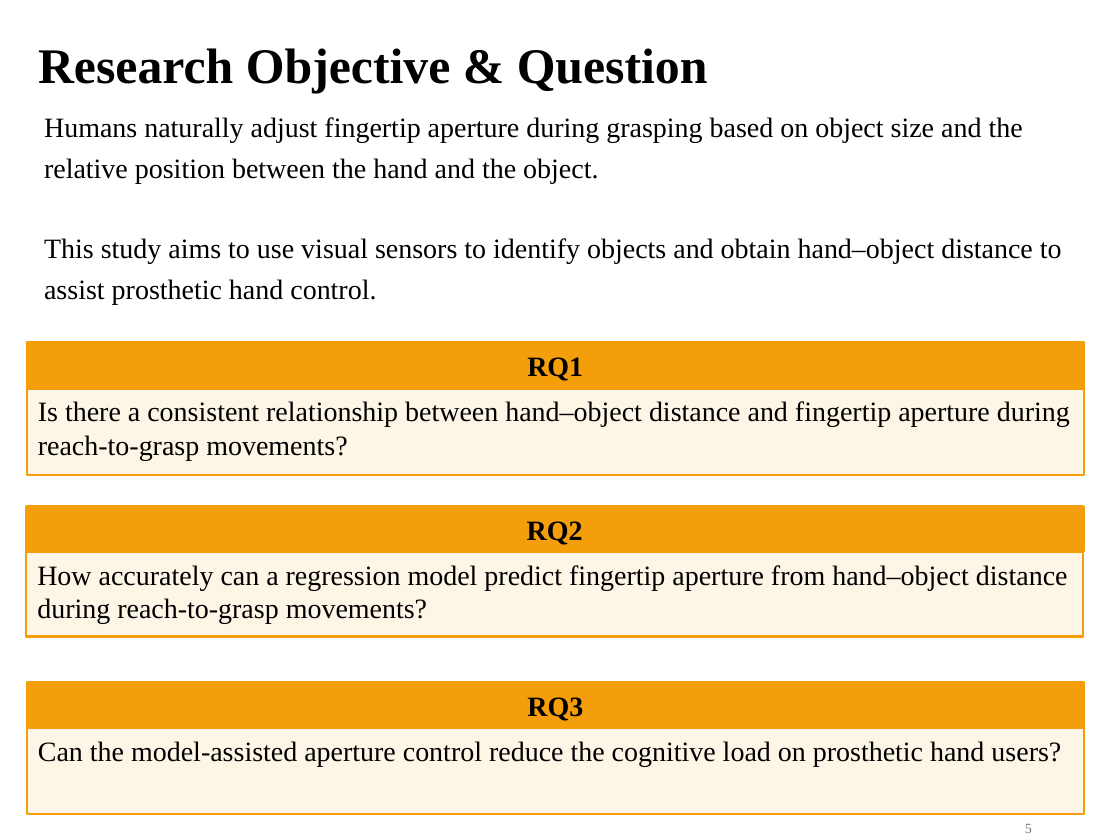
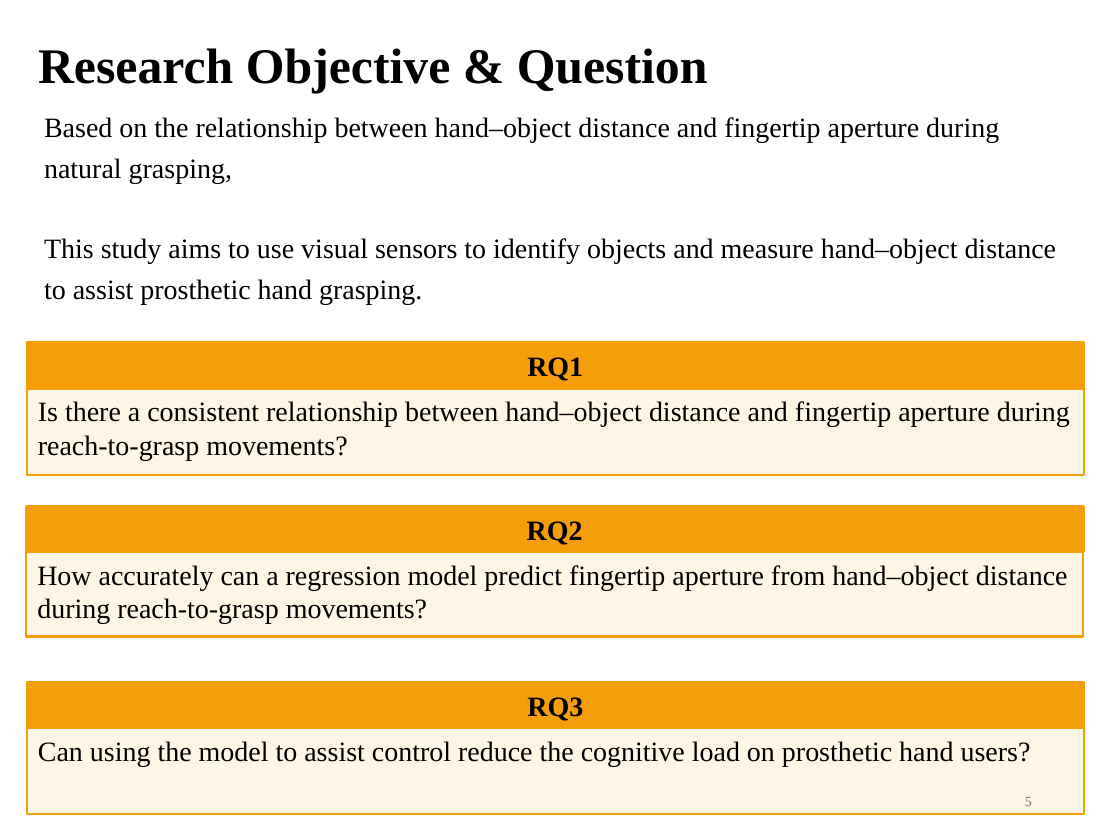
Before and after one commit to DiXiQing/Multimodal_Imitation_Learning, a slide deck: slide 5 of Zemi/2026-10-28v2-Di.pptx. Drawn at 1120x840 pixels with LibreOffice and Linux fonts; fonts in the diff are those of the drawing. Boxes give left, top, right and bottom in pixels: in the first picture for what was removed or moved away, otherwise in the second. Text is boxed around its words. In the diff, an @@ line names an element or a change of style, - is before the commit and + after.

```diff
--- a/Zemi/2026-10-28v2-Di.pptx
+++ b/Zemi/2026-10-28v2-Di.pptx
@@ text at [44, 117, 1057, 304]: text changed @@
-Humans naturally adjust fingertip aperture during grasping based on object size and the relative position between the hand and the object.
-This study aims to use visual sensors to identify objects and obtain hand–object distance to assist prosthetic hand control.
+Based on the relationship between hand–object distance and fingertip aperture during natural grasping,
+This study aims to use visual sensors to identify objects and measure hand–object distance to assist prosthetic hand grasping.
@@ text at [38, 741, 1031, 766]: text changed @@
-Can the model-assisted aperture control reduce the cognitive load on prosthetic hand users?
+Can using the model to assist control reduce the cognitive load on prosthetic hand users?
@@ page number: place and size @@
-page number at [1025, 824, 1032, 833]
+page number at [1025, 797, 1032, 806]
```
Also in this commit, not shown: 12 other slides changed, 2 slides added, 1 slide removed, 24 other files.
